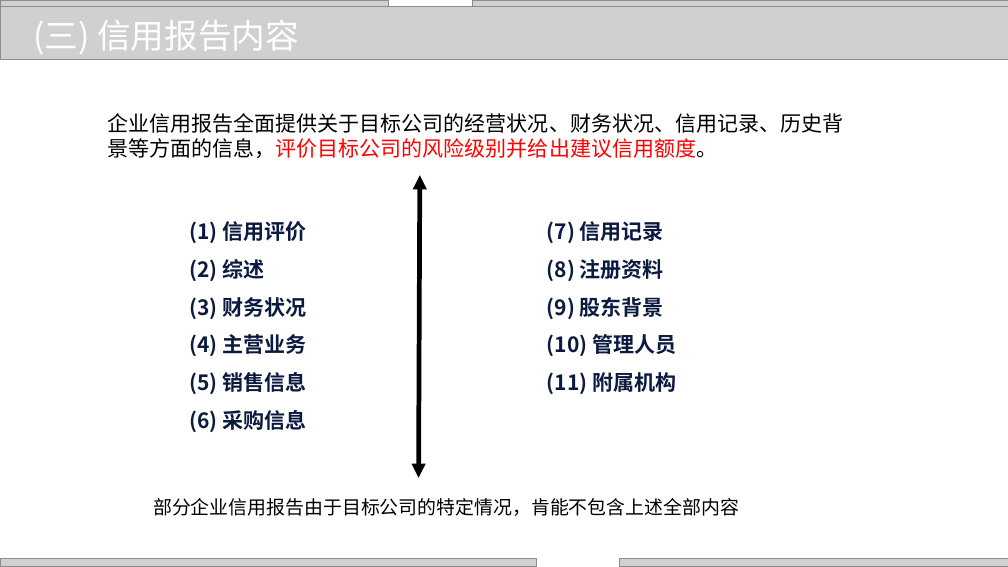
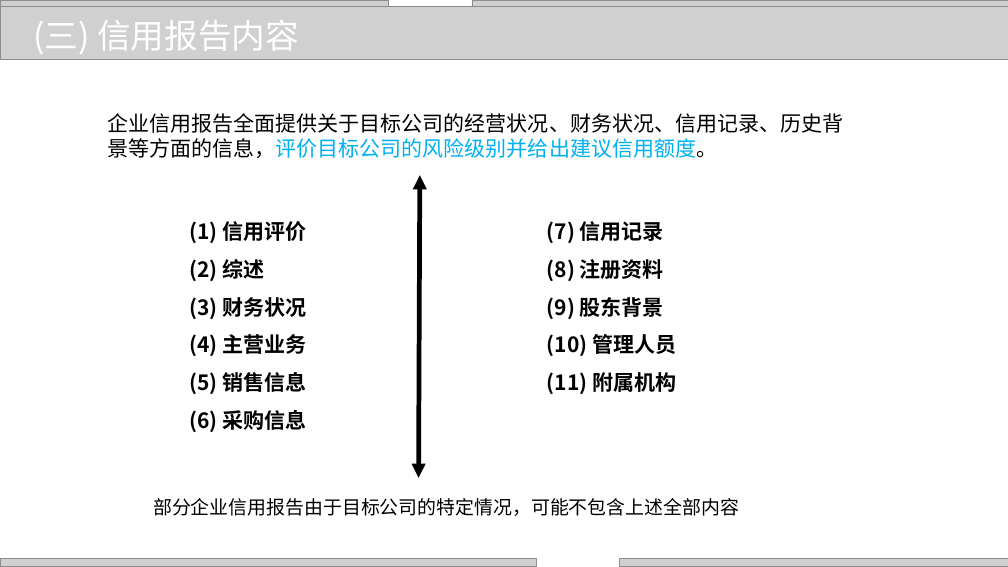
Before and after one commit to zhangjianzhang/internet_credit, a slide deck: slide 34 of files/slides/lecture_9.pptx. Drawn at 1008x567 pixels with LibreOffice and Linux fonts; fonts in the diff are those of the drawing; grey boxes stand for pictures; background and template pictures are left out. Boxes give left, top, right and bottom in pixels: in the first picture for what was removed or moved away, otherwise in the second. Text is boxed around its words. In the diff, an @@ line names an element or a change of style, - is before the commit and + after.

```diff
--- a/files/slides/lecture_9.pptx
+++ b/files/slides/lecture_9.pptx
@@ text "企业信用报告全面提供关于目标公司的经营状况、财务状况、信用记录、历史背景等方面的信息，评价目标公司的风险级别并给出建议信 ..." at [107, 113, 843, 158]: text colour #FF0000 to #00B0F0 in "企业信用报告全面提供关于目标公司的经营状况、财务状况、信用记录、历史背景等方面的信息，评价目标公司的风险级别并给出建议信 ..." @@
@@ text "(1) 信用评价" at [190, 221, 307, 432]: text colour #0B1A3F to #000000 @@
@@ text "(7) 信用记录" at [547, 221, 676, 394]: text colour #0B1A3F to #000000 @@
@@ text at [153, 498, 739, 516]: text changed @@
-部分企业信用报告由于目标公司的特定情况，肯能不包含上述全部内容
+部分企业信用报告由于目标公司的特定情况，可能不包含上述全部内容
```
Also in this commit, not shown: 37 other slides changed, 1 slide removed, 4 other files.
